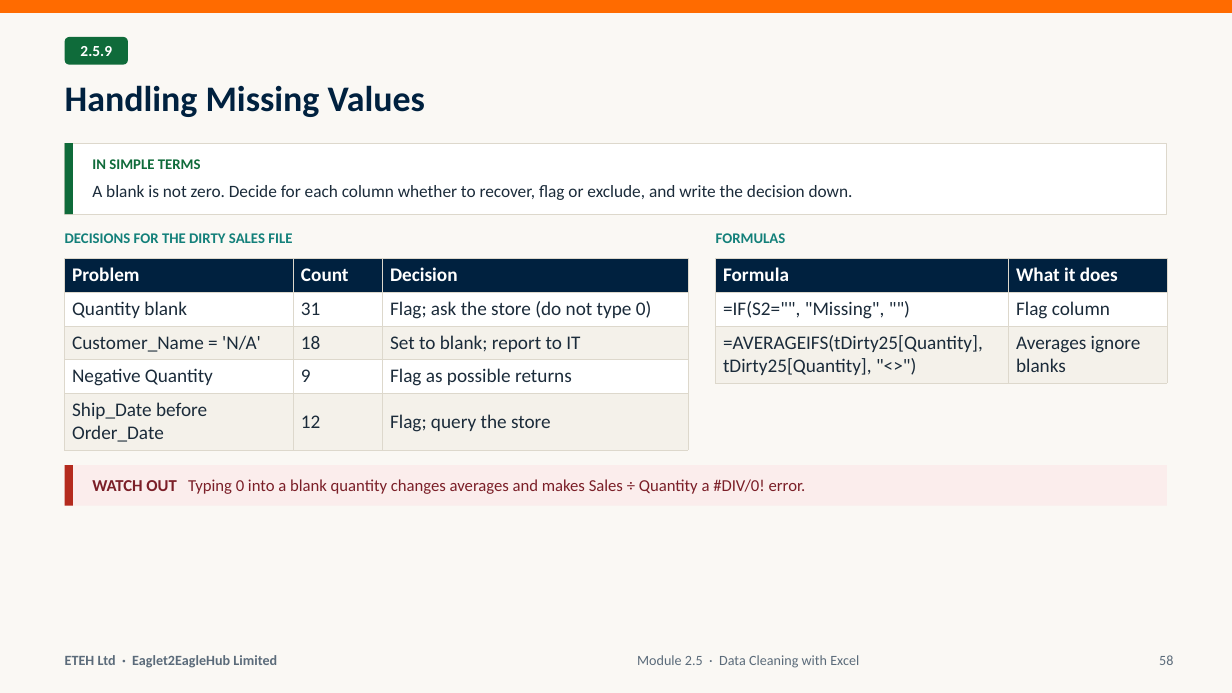
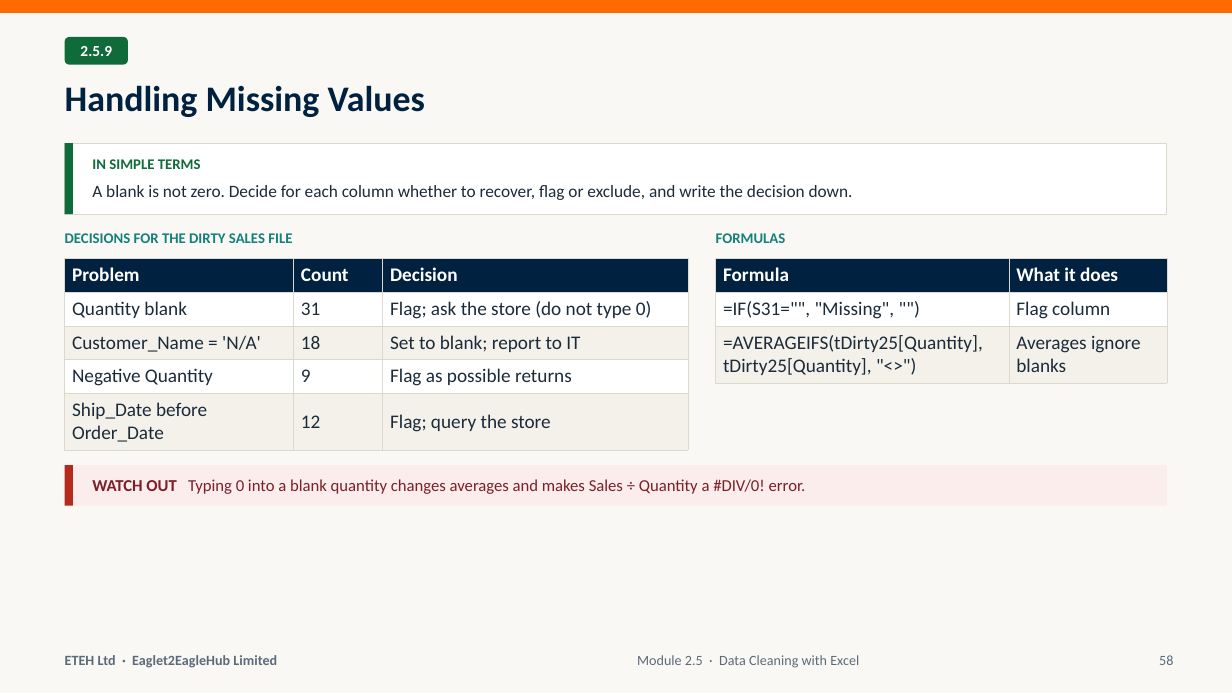
Before and after one commit to MaxiKen/ETEH, a slide deck: slide 58 of ETEH_Bootcamp_Pack/ETEH_Vol2_Week2_PowerQuery_Pivots_Slides.pptx. Drawn at 1232x693 pixels with LibreOffice and Linux fonts; fonts in the diff are those of the drawing. Boxes give left, top, right and bottom in pixels: in the first picture for what was removed or moved away, otherwise in the second. Text is boxed around its words. In the diff, an @@ line names an element or a change of style, - is before the commit and + after.

Commit message:
v3 Week 2: practice workbook covering all 175 topics (2.1-2.11), live PivotTables on tSM; deck cites real tDirty25 cells; verifier: Excel TRIM, NETWORKDAYS holidays, reset after eval errors; escape quotes in text checks

```diff
--- a/ETEH_Bootcamp_Pack/ETEH_Vol2_Week2_PowerQuery_Pivots_Slides.pptx
+++ b/ETEH_Bootcamp_Pack/ETEH_Vol2_Week2_PowerQuery_Pivots_Slides.pptx
@@ table at (716,259,1167,384) @@
@@ row 2, column 1: "=IF(S2="", "Missing", "")" to "=IF(S31="", "Missing", "")" @@
```
Also in this commit, not shown: 5 other slides changed, 12 other files.
